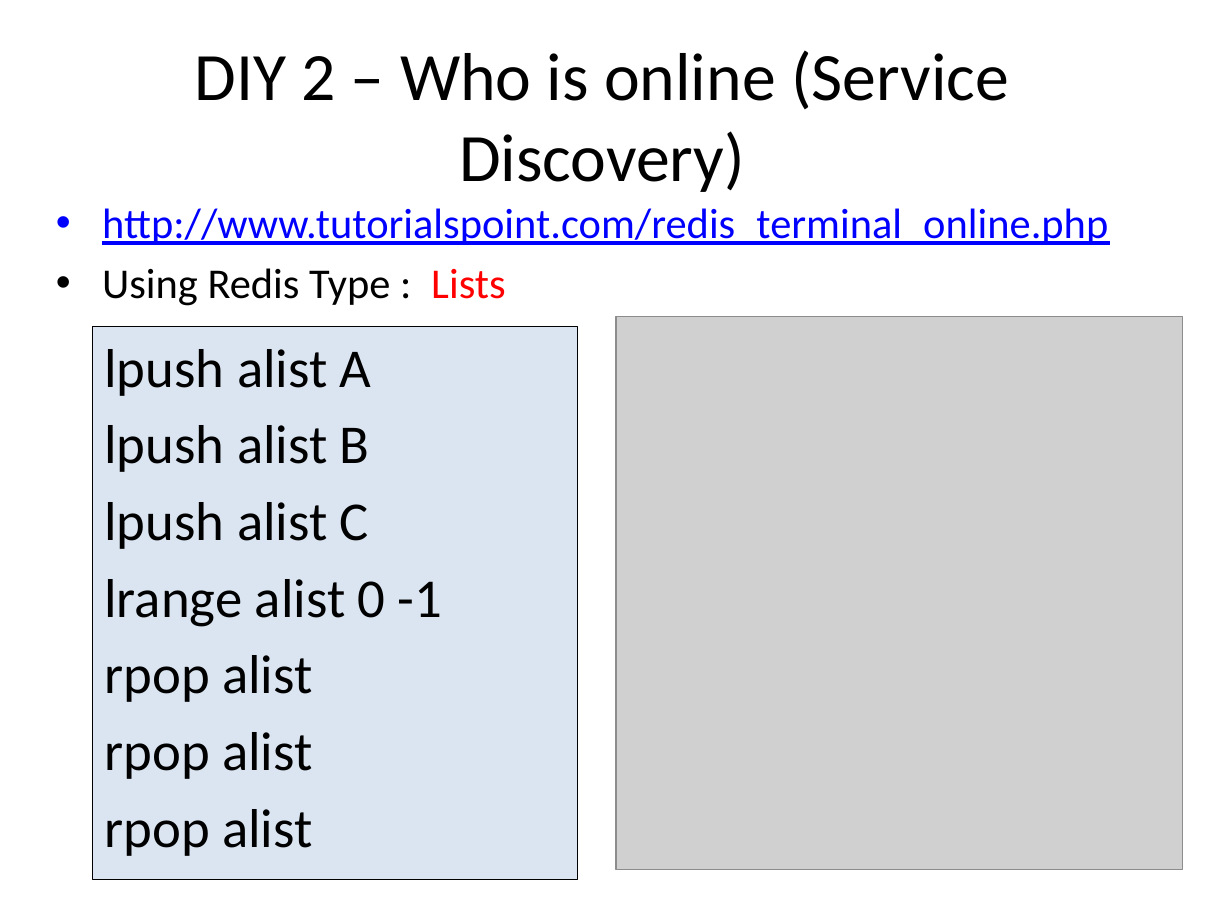
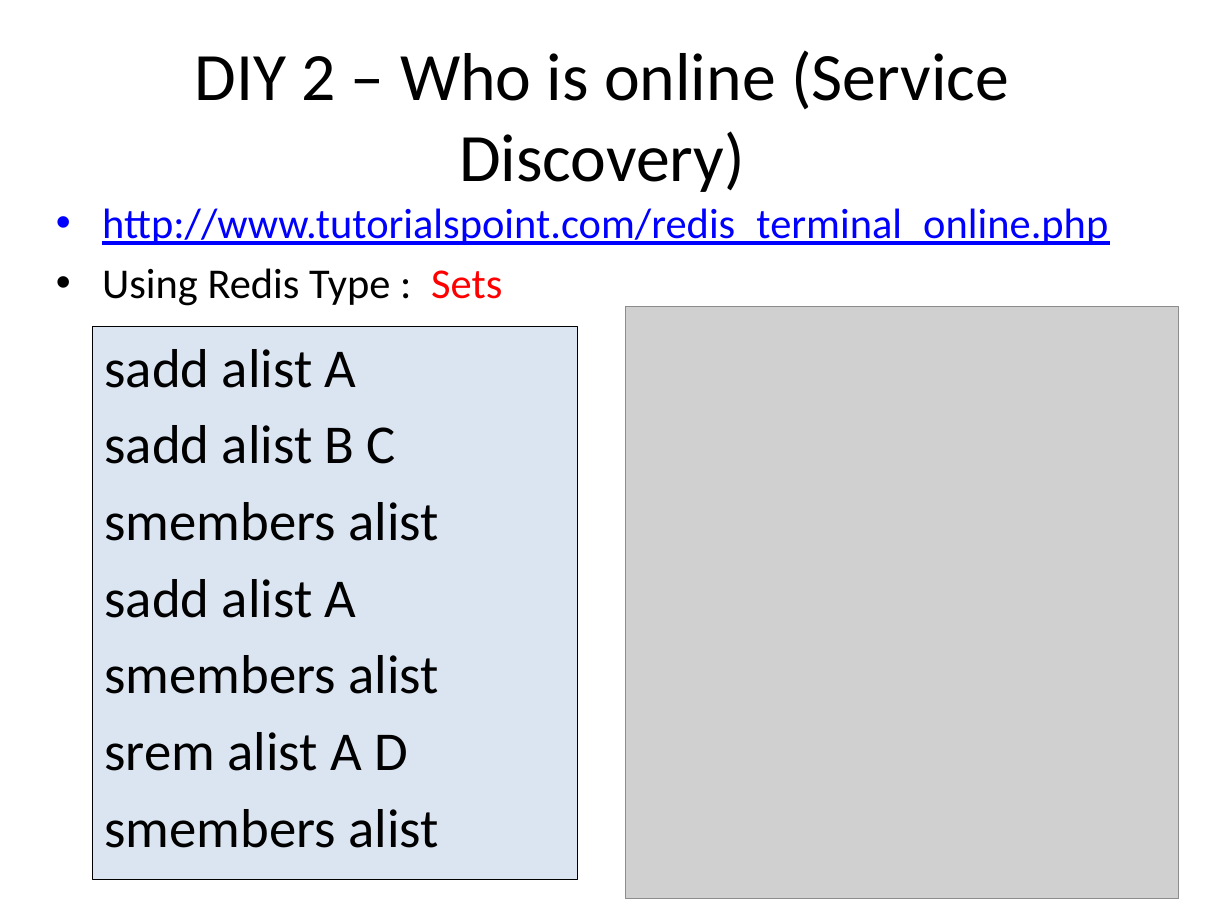
Before and after one commit to jimliu7434/microservice-sample, a slide deck: slide 17 of Microservice.pptx. Drawn at 1232x924 pixels with LibreOffice and Linux fonts; fonts in the diff are those of the drawing; grey boxes stand for pictures. Boxes give left, top, right and bottom in pixels: in the first picture for what was removed or moved away, otherwise in the second. Text is boxed around its words. In the diff, an @@ line names an element or a change of style, - is before the commit and + after.

Commit message:
ppt update

```diff
--- a/Microservice.pptx
+++ b/Microservice.pptx
@@ text at (102, 268, 502, 306): text changed @@
-• Using Redis Type : Lists
+• Using Redis Type : Sets
@@ picture: place and size @@
-picture at (616, 317, 1183, 870)
+picture at (626, 307, 1179, 898)
@@ text in rectangle at (104, 349, 438, 848): text changed @@
-lpush alist A
-lpush alist B
-lpush alist C
-lrange alist 0 -1
-rpop alist
-rpop alist
-rpop alist
+sadd alist A
+sadd alist B C
+smembers alist
+sadd alist A
+smembers alist
+srem alist A D
+smembers alist
```
Also in this commit, not shown: 1 other slide changed.
